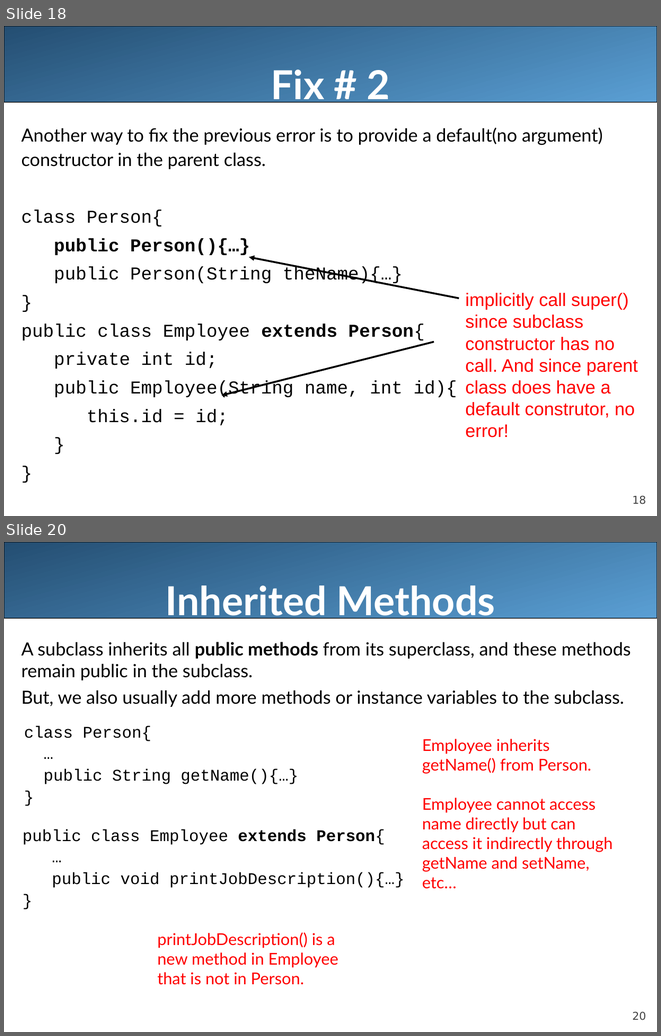
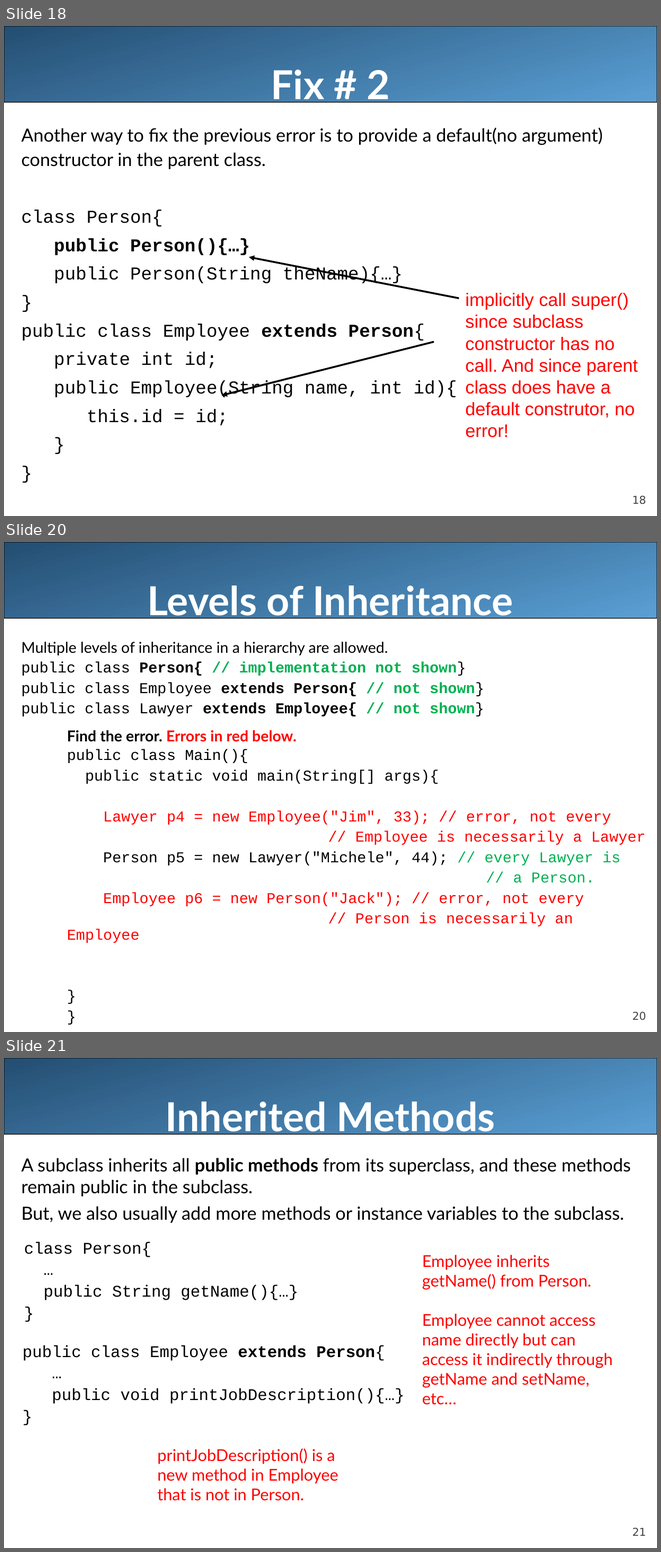
Before and after one commit to LongBaoNguyen/longbaonguyen.github.io, a slide deck: courses/apcsa/lecture21.ppt. Shown one above the other, each under a label of ours: slides 18 and 20 before the commit, slides 18, 20 and 21 after it; the slides between them are not shown. The pictures are 661x1036 and 661x1552 pixels, drawn with LibreOffice and Linux fonts; fonts in the diff are those of the drawing. Boxes give left, top, right and bottom in pixels: in the first picture for what was removed or moved away, otherwise in the second. Text is boxed around its words. In the diff, an @@ line names an element or a change of style, - is before the commit and + after.

```diff
--- a/courses/apcsa/lecture21.ppt
+++ b/courses/apcsa/lecture21.ppt
@@ slide 20 added at (4, 542, 657, 1032), background #FFFFFF; not listed: 2 template elements that a slide beside it also shows @@
@@ title added at (148, 585, 513, 623), 44 pt, text #FFFFFF, bold @@
+Levels of Inheritance
@@ text added at (21, 642, 646, 943), 16.6 pt, text #000000 @@
+Multiple levels of inheritance in a hierarchy are allowed.
+public class Person{ // implementation not shown}
+public class Employee extends Person{ // not shown}
+public class Lawyer extends Employee{ // not shown}
+Find the error. Errors in red below.
+public class Main(){
+public static void main(String[] args){
+Lawyer p4 = new Employee("Jim", 33); // error, not every
+// Employee is necessarily a Lawyer
+Person p5 = new Lawyer("Michele", 44); // every Lawyer is
+// a Person.
+Employee p6 = new Person("Jack"); // error, not every
+// Person is necessarily an Employee
+}
+}
@@ what was slide 20 is now slide 21 @@
@@ page number at (632, 1528, 646, 1536): text changed @@
-20
+21
```
Also in this commit, not shown: 1 slide changed, 2 other files.
